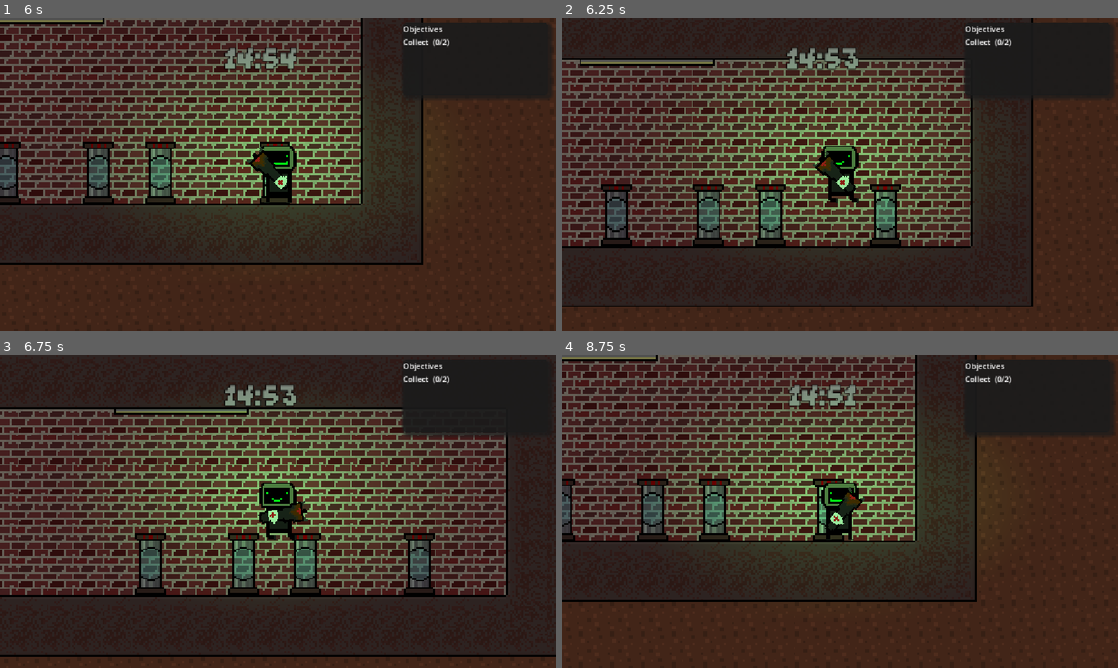
Above: before the commit, frames 1-4 (two rows, left to right).
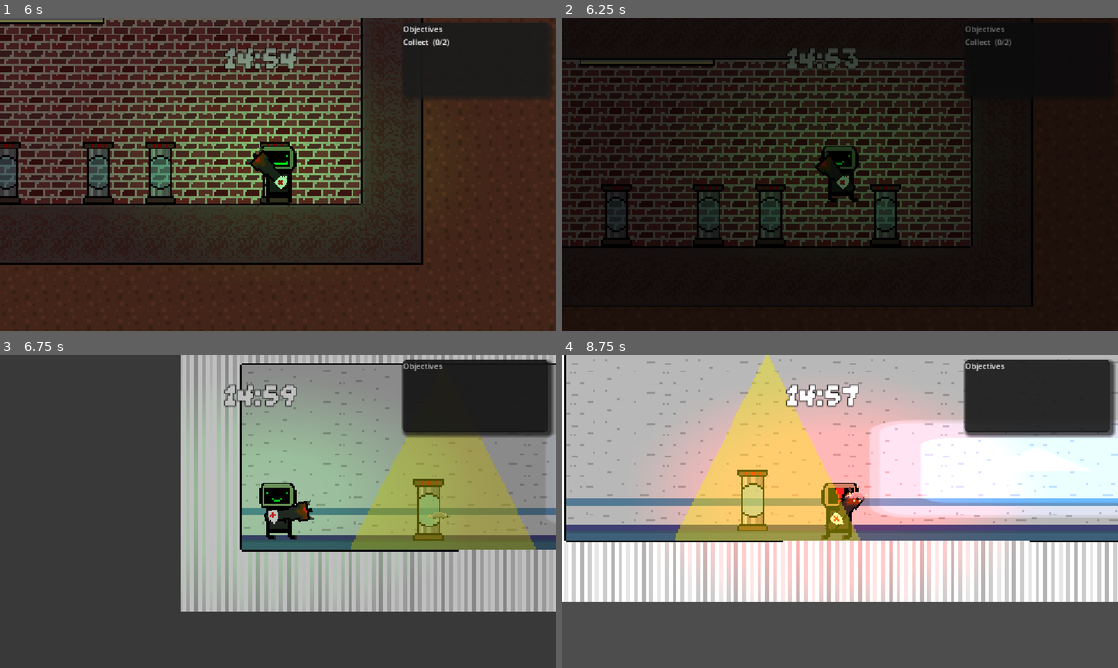
Above: after the commit, the same moments.

Repository: Milo-Griffiths/GameJam-Time
Game: Godot game, scene res://scenes/levels/Level2.tscn
Same seed, same stepped clock (60 frames per second), same inputs: the game is played once before the commit and once after it. This scene is started directly instead of the project's main scene. The engine's default icon, where the game draws it, is replaced by a stand-in: a white triangle on a blue panel in a dark square.
Inputs (mouse positions are in pixels of both pictures, inside the frame that each line leads up to):
- Up to frame 1 (6 s): tap Enter at 0.5 s; move the mouse to (278, 171) at 0.52 s; hold E (Interact) 0.53-1.28 s; hold Right (right) 0.53-2.03 s; tap Up (up) at 0.77, 1.52, 3.02, 3.77, 4.52 s; move the mouse to (166, 190) at 1.27 s; click (166, 190) at 1.35 s; move the mouse to (333, 105) at 2.02 s; hold A (left) 2.03-2.78 s; hold E (Interact) 2.03-2.78 s; move the mouse to (250, 237) at 2.77 s; hold Right (right) 2.78-4.28 s; click (250, 237) at 2.85 s; move the mouse to (444, 221) at 3.52 s; hold E (Interact) 3.53-4.28 s; tap G (cheat, bound only after the commit) at 4.15 s; move the mouse to (111, 127) at 4.27 s; hold A (left) 4.28-5.03 s; click (111, 127) at 4.35 s; move the mouse to (305, 174) at 5.02 s; hold Right (right) 5.03-5.78 s; hold E (Interact) 5.03-5.78 s; move the mouse to (194, 96) at 5.77 s; hold A (left) from 5.78 s (still down); click (194, 96) at 5.85 s
- Up to frame 2 (6.25 s): keep holding A (left); tap Up (up) at 6.02 s
- Up to frame 3 (6.75 s): keep holding A (left); move the mouse to (400, 495) at 6.52 s; hold E (Interact) from 6.53 s (still down)
- Up to frame 4 (8.75 s): tap Up (up) at 6.77, 7.52 s; move the mouse to (728, 527) at 7.27 s; release A (left) at 7.28 s; release E (Interact) at 7.28 s; hold Right (right) from 7.28 s (still down); click (728, 527) at 7.35 s; move the mouse to (895, 442) at 8.02 s; hold E (Interact) from 8.03 s (still down)

Frame 1 is identical in both runs. In frame 2, 72% of the frame differs, in the area x 0-100%, y 0-100%; in frame 3, 81%; in frame 4, 94%.
Error in both runs: Invalid access to property or key 'global_position' on a base object of type 'null instance'. (res://assets/scripts/interactable.gd:12)

Commit message:
added cheat function for level 2

Diff:
--- a/project.godot
+++ b/project.godot
@@ -70,6 +70,12 @@
 "events": [Object(InputEventMouseButton,"resource_local_to_scene":false,"resource_name":"","device":-1,"window_id":0,"a …(258 unchanged characters)…
 ]
 }
+cheat={
+"deadzone": 0.2,
+"events": [Object(InputEventMouseButton,"resource_local_to_scene":false,"resource_name":"","device":-1,"window_id":0,"alt_pressed":false,"shift_pressed":false,"ctrl_pressed":false,"meta_pressed":false,"button_mask":0,"position":Vector2(169, 21),"global_position":Vector2(181, 81),"factor":1.0,"button_index":8,"canceled":false,"pressed":true,"double_click":false,"script":null)
+, Object(InputEventKey,"resource_local_to_scene":false,"resource_name":"","device":-1,"window_id":0,"alt_pressed":false,"shift_pressed":false,"ctrl_pressed":false,"meta_pressed":false,"pressed":false,"keycode":0,"physical_keycode":71,"key_label":0,"unicode":103,"location":0,"echo":false,"script":null)
+]
+}
 
 [layer_names]
 
--- a/scripts/Level2Manager.gd
+++ b/scripts/Level2Manager.gd
@@ -23,7 +23,8 @@
 
 # Called every frame. 'delta' is the elapsed time since the previous frame.
 func _process(_delta: float) -> void:
-	pass
+	if Input.is_action_just_pressed("cheat"):
+		objectivesdone = 50
 
 
 func interactedwith() -> void:
